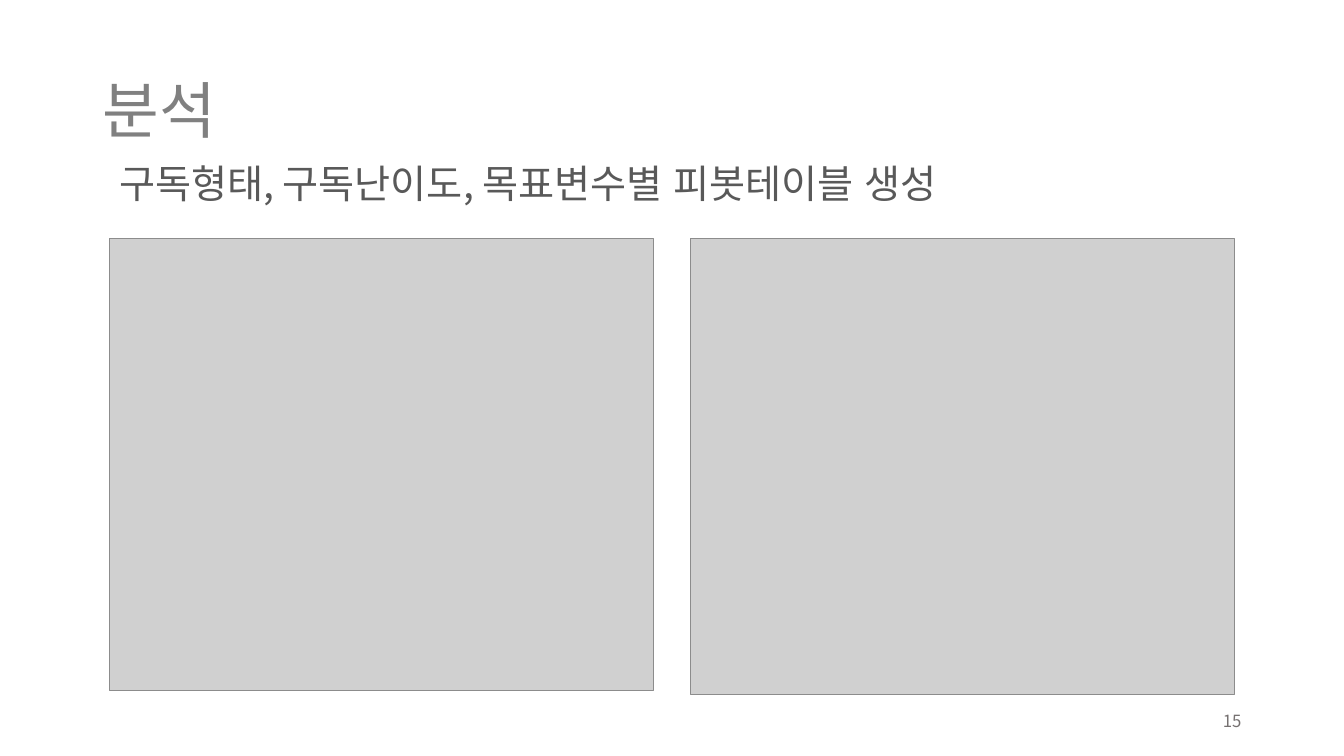
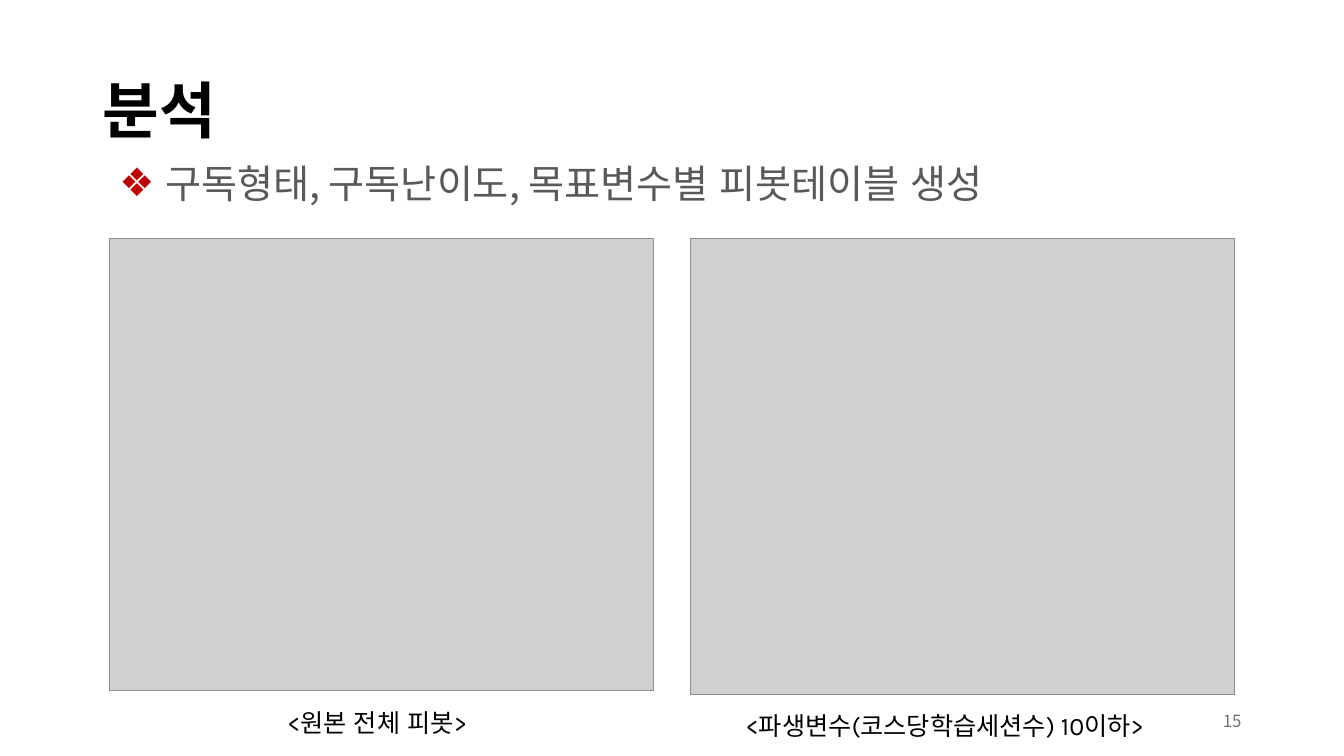
Before and after one commit to aiexplorer515/wassup_white, a slide deck: slide 15 of Project/DA_미니프로젝트.pptx. Drawn at 1344x756 pixels with LibreOffice and Linux fonts; fonts in the diff are those of the drawing; grey boxes stand for pictures. Boxes give left, top, right and bottom in pixels: in the first picture for what was removed or moved away, otherwise in the second. Text is boxed around its words. In the diff, an @@ line names an element or a change of style, - is before the commit and + after.

```diff
--- a/Project/DA_미니프로젝트.pptx
+++ b/Project/DA_미니프로젝트.pptx
@@ title "분석" at [102,81,215,139]: text colour #808080 to #000000, bold on @@
@@ text "구독형태, 구독난이도, 목표변수별 피봇테이블 생성" at [165,165,983,205]: bullet none to ❖ @@
@@ text added at [287,711,467,734], 18 pt, text #000000 @@
+<원본 전체 피봇>
@@ text added at [746,714,1144,738], 18 pt, text #000000 @@
+<파생변수(코스당학습세션수) 10이하>
```
Also in this commit, not shown: 21 other slides changed.
